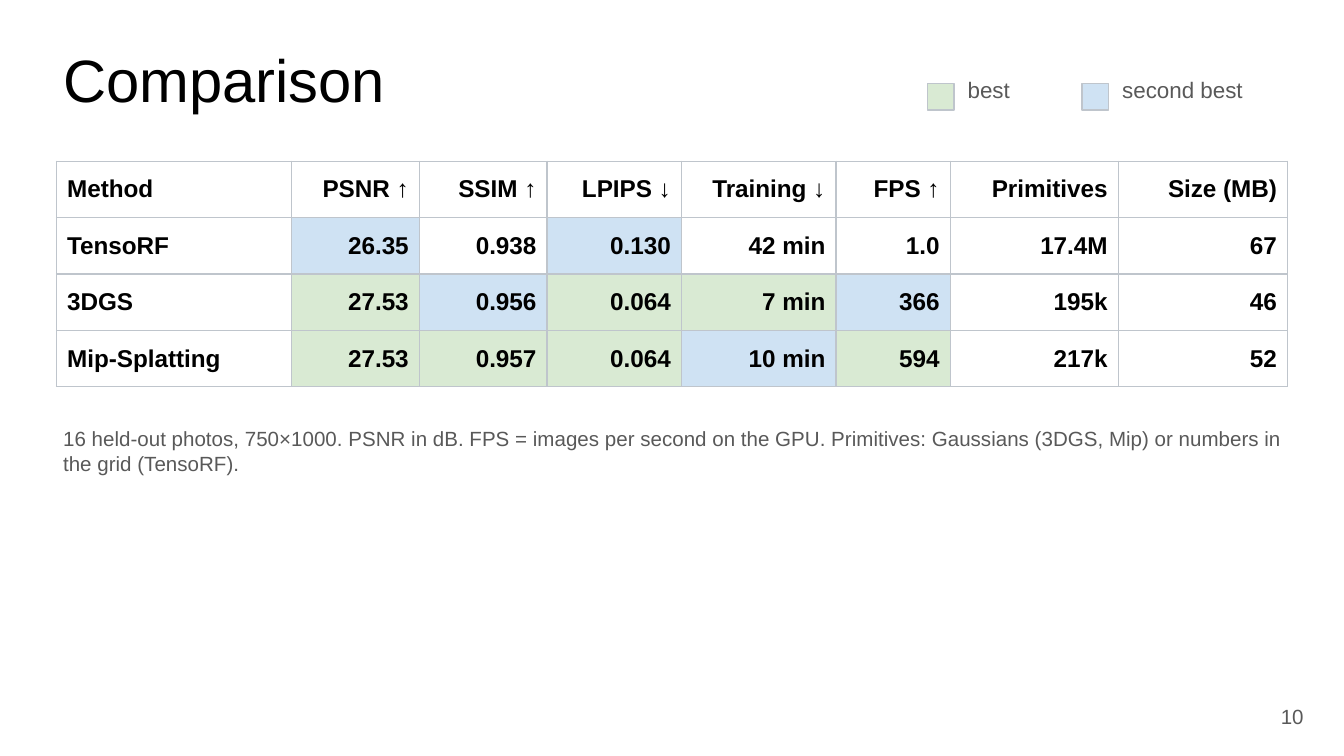
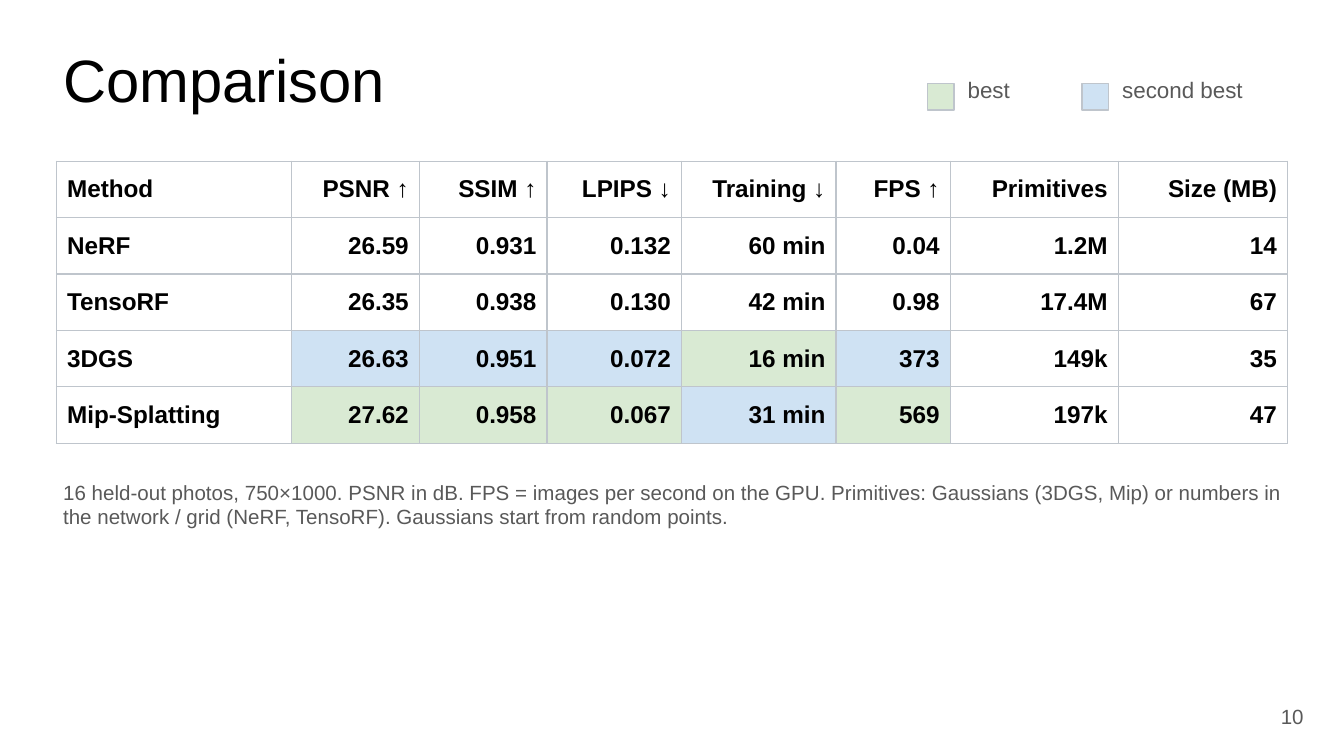
Before and after one commit to anas2908/cv802_assignment_3, a slide deck: slide 10 of docs/slides/CV802_SP3_novel_view_synthesis.pptx. Drawn at 1344x756 pixels with LibreOffice and Linux fonts; fonts in the diff are those of the drawing. Boxes give left, top, right and bottom in pixels: in the first picture for what was removed or moved away, otherwise in the second. Text is boxed around its words. In the diff, an @@ line names an element or a change of style, - is before the commit and + after.

Commit message:
NeRF; Gaussians start from random points (images + cameras only), point-cloud start kept as ablation; Sub-project 2 Poisson in the GUI; renderer fixes; report and slides updated

```diff
--- a/docs/slides/CV802_SP3_novel_view_synthesis.pptx
+++ b/docs/slides/CV802_SP3_novel_view_synthesis.pptx
@@ table at bbox=[56, 161, 1288, 444] @@
-row 2: TensoRF | 26.35 | 0.938 | 0.130 | 42 min | 1.0 | 17.4M | 67
-row 3: 3DGS | 27.53 | 0.956 | 0.064 | 7 min | 366 | 195k | 46
-row 4: Mip-Splatting | 27.53 | 0.957 | 0.064 | 10 min | 594 | 217k | 52
+row 2: NeRF | 26.59 | 0.931 | 0.132 | 60 min | 0.04 | 1.2M | 14
+row 3: TensoRF | 26.35 | 0.938 | 0.130 | 42 min | 0.98 | 17.4M | 67
+row 4: 3DGS | 26.63 | 0.951 | 0.072 | 16 min | 373 | 149k | 35
+row 5: Mip-Splatting | 27.62 | 0.958 | 0.067 | 31 min | 569 | 197k | 47
@@ text at bbox=[63, 485, 1280, 529]: text changed @@
-16 held-out photos, 750×1000. PSNR in dB. FPS = images per second on the GPU. Primitives: Gaussians (3DGS, Mip) or numbers in the grid (TensoRF).
+16 held-out photos, 750×1000. PSNR in dB. FPS = images per second on the GPU. Primitives: Gaussians (3DGS, Mip) or numbers in the network / grid (NeRF, TensoRF). Gaussians start from random points.
```
Also in this commit, not shown: 13 other slides changed, 1 slide added, 45 other files.
